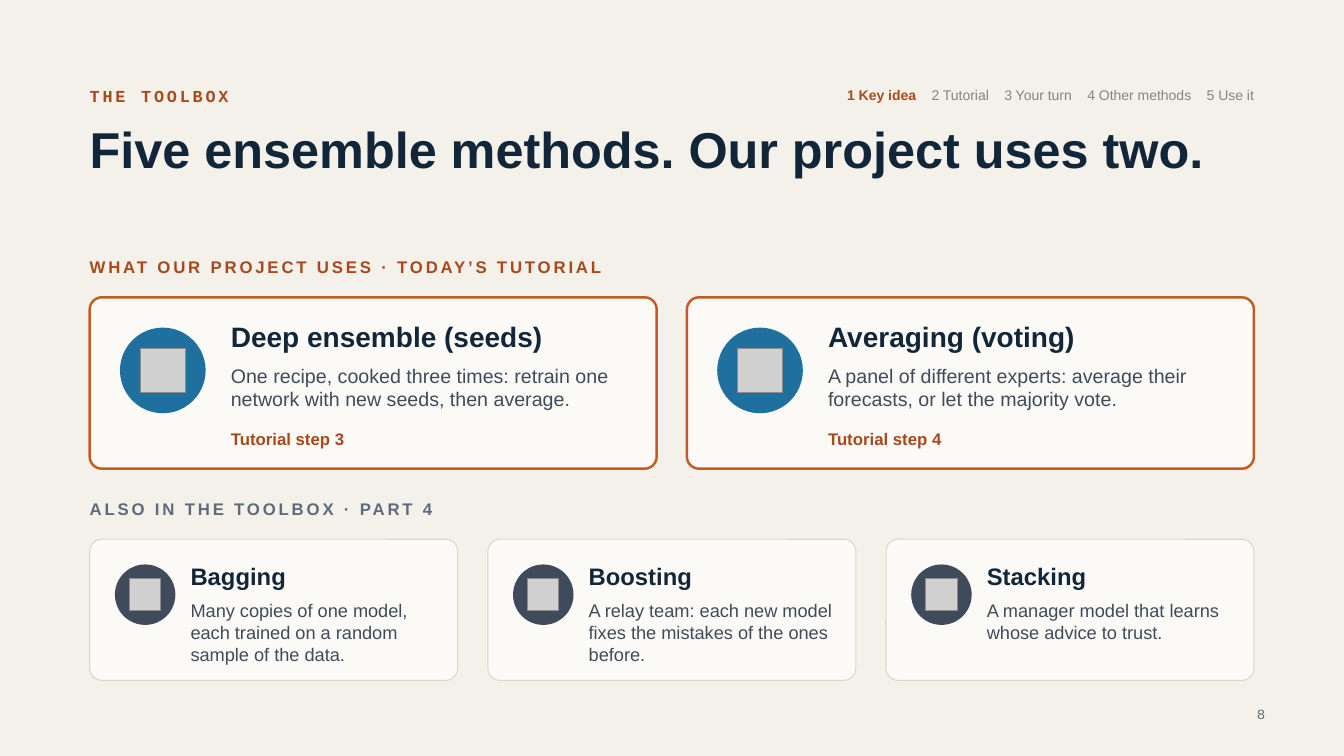
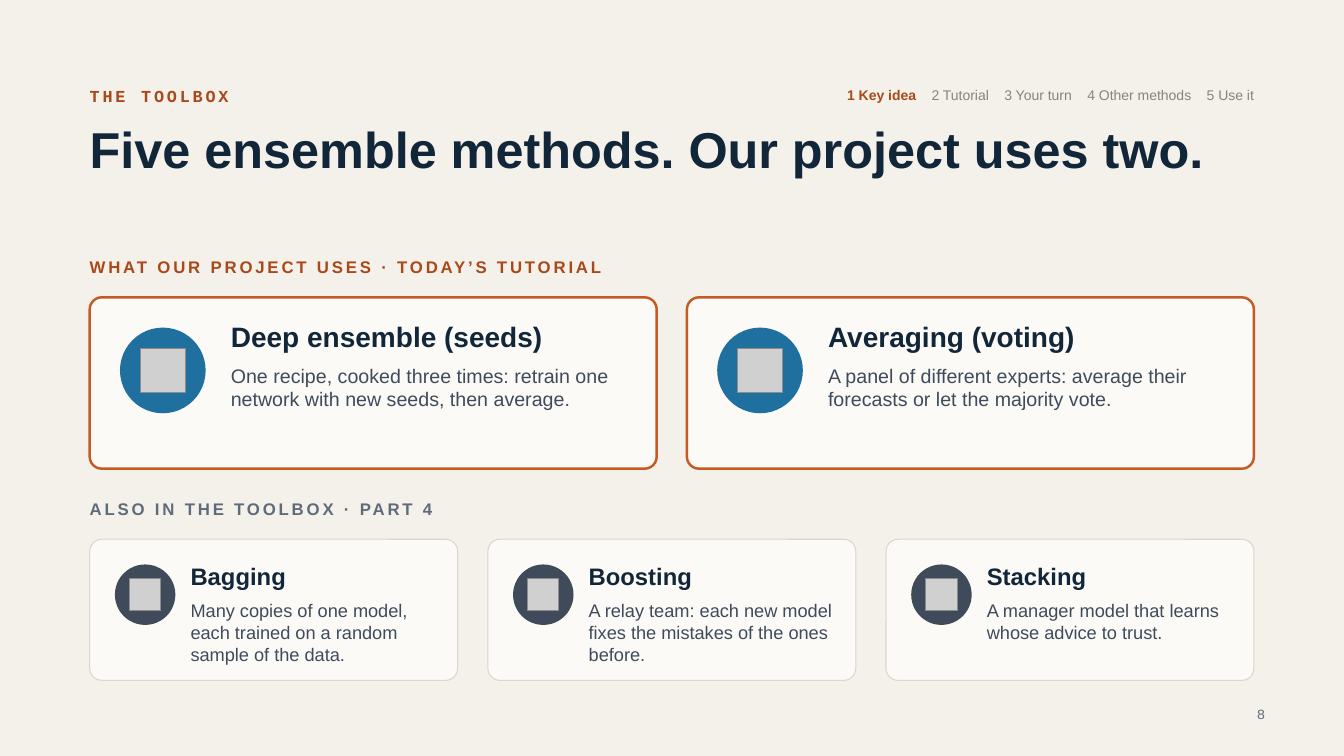
Before and after one commit to damianlapenavidal/ensemble-workshop, a slide deck: slide 8 of slides/ensemble-workshop.pptx. Drawn at 1344x756 pixels with LibreOffice and Linux fonts; fonts in the diff are those of the drawing; grey boxes stand for pictures. Boxes give left, top, right and bottom in pixels: in the first picture for what was removed or moved away, otherwise in the second. Text is boxed around its words. In the diff, an @@ line names an element or a change of style, - is before the commit and + after.

```diff
--- a/slides/ensemble-workshop.pptx
+++ b/slides/ensemble-workshop.pptx
@@ text at [828,368,1186,410]: text changed @@
-A panel of different experts: average their forecasts, or let the majority vote.
+A panel of different experts: average their forecasts or let the majority vote.
@@ text removed at [231,433,344,449] @@
-Tutorial step 3
@@ text removed at [828,433,941,449] @@
-Tutorial step 4
```
Also in this commit, not shown: 16 other slides changed, 1 slide removed, 3 other files.
